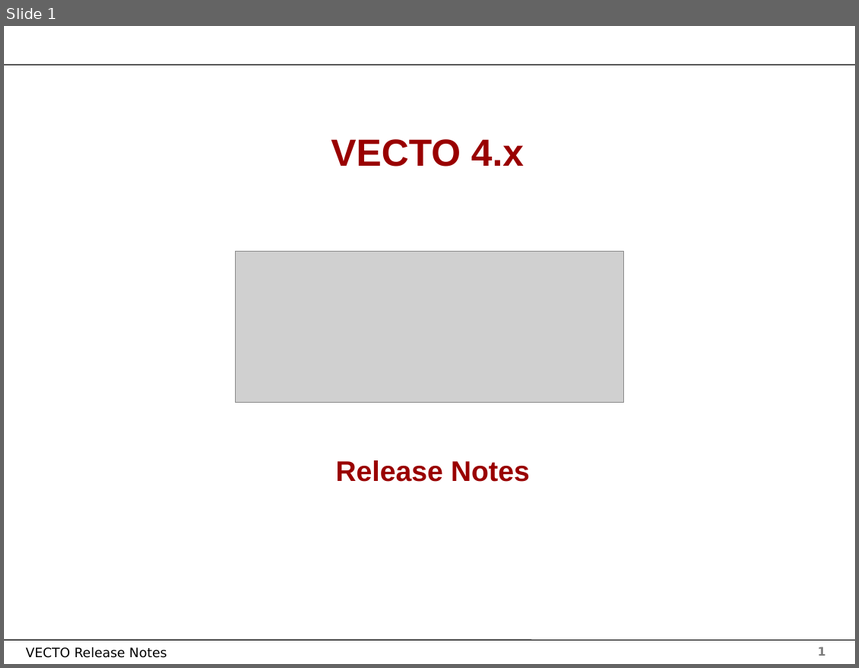
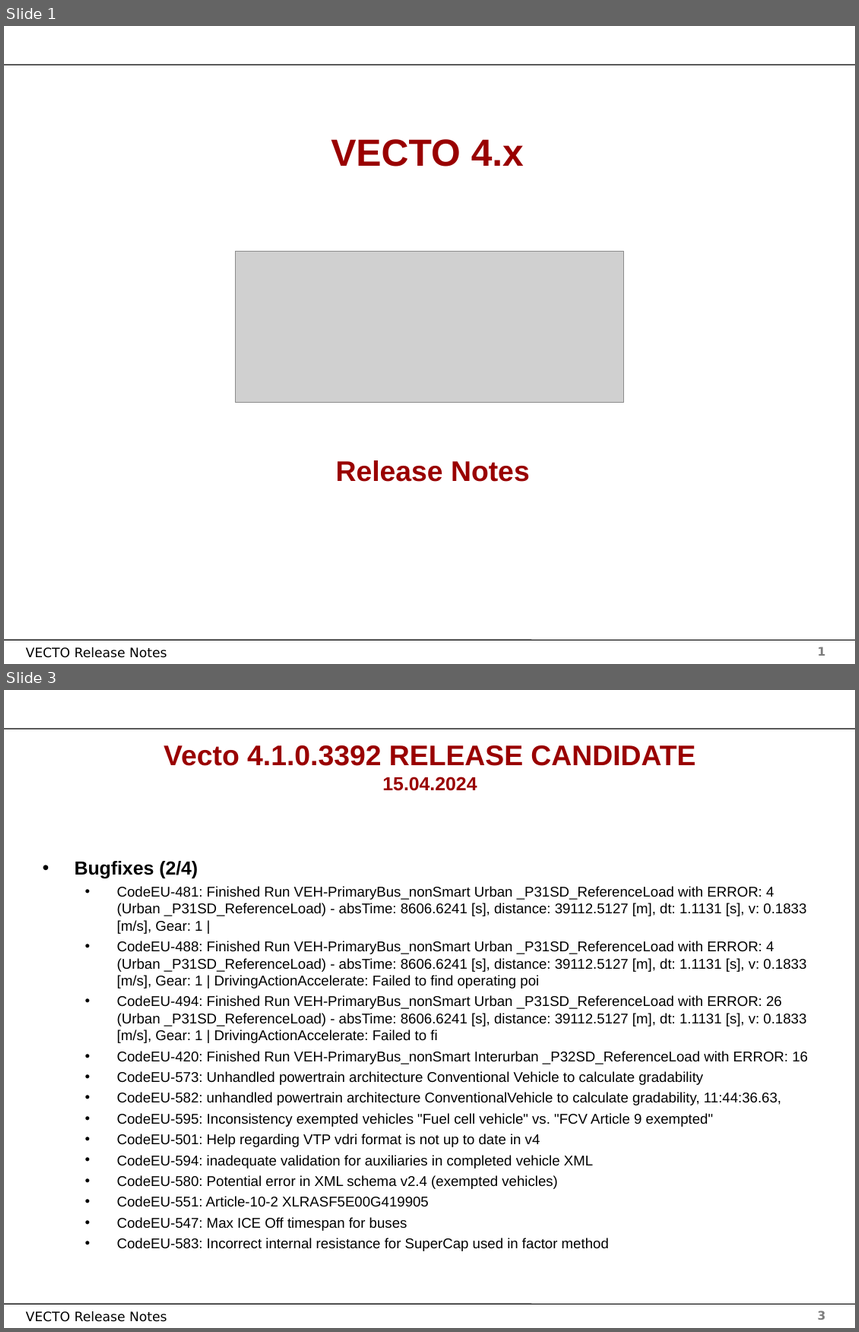
Before and after one commit to tanawadeatharva/BharatVECTO, a slide deck: Documentation/User Manual Source/Release Notes Vecto4.x.pptx. Shown one above the other, each under a label of ours: slide 1 before the commit, slides 1 and 3 after it; the slides between them are not shown. The pictures are 859x668 and 859x1332 pixels, drawn with LibreOffice and Linux fonts; fonts in the diff are those of the drawing; grey boxes stand for pictures; background and template pictures are left out. Boxes give left, top, right and bottom in pixels: in the first picture for what was removed or moved away, otherwise in the second. Text is boxed around its words. In the diff, an @@ line names an element or a change of style, - is before the commit and + after.

```diff
--- a/Documentation/User Manual Source/Release Notes Vecto4.x.pptx
+++ b/Documentation/User Manual Source/Release Notes Vecto4.x.pptx
@@ slide 3 added at <box>4,690,855,1328</box>, background #FFFFFF; not listed: 4 template elements that a slide beside it also shows @@
@@ title added at <box>164,745,696,791</box>, 24 pt, text #990000, bold @@
+Vecto 4.1.0.3392 RELEASE CANDIDATE
+15.04.2024
@@ text added at <box>75,861,808,1252</box>, 12 pt, text #000000 @@
+• Bugfixes (2/4)
+  • CodeEU-481: Finished Run VEH-PrimaryBus_nonSmart Urban _P31SD_ReferenceLoad with ERROR: 4 (Urban _P31SD_ReferenceLoad) - absTime: 8606.6241 [s], distance: 39112.5127 [m], dt: 1.1131 [s], v: 0.1833 [m/s], Gear: 1 |
+  • CodeEU-488: Finished Run VEH-PrimaryBus_nonSmart Urban _P31SD_ReferenceLoad with ERROR: 4 (Urban _P31SD_ReferenceLoad) - absTime: 8606.6241 [s], distance: 39112.5127 [m], dt: 1.1131 [s], v: 0.1833 [m/s], Gear: 1 | DrivingActionAccelerate: Failed to find operating poi
+  • CodeEU-494: Finished Run VEH-PrimaryBus_nonSmart Urban _P31SD_ReferenceLoad with ERROR: 26 (Urban _P31SD_ReferenceLoad) - absTime: 8606.6241 [s], distance: 39112.5127 [m], dt: 1.1131 [s], v: 0.1833 [m/s], Gear: 1 | DrivingActionAccelerate: Failed to fi
+  • CodeEU-420: Finished Run VEH-PrimaryBus_nonSmart Interurban _P32SD_ReferenceLoad with ERROR: 16
+  • CodeEU-573: Unhandled powertrain architecture Conventional Vehicle to calculate gradability
+  • CodeEU-582: unhandled powertrain architecture ConventionalVehicle to calculate gradability, 11:44:36.63,
+  • CodeEU-595: Inconsistency exempted vehicles "Fuel cell vehicle" vs. "FCV Article 9 exempted"
+  • CodeEU-501: Help regarding VTP vdri format is not up to date in v4
+  • CodeEU-594: inadequate validation for auxiliaries in completed vehicle XML
+  • CodeEU-580: Potential error in XML schema v2.4 (exempted vehicles)
+  • CodeEU-551: Article-10-2 XLRASF5E00G419905
+  • CodeEU-547: Max ICE Off timespan for buses
+  • CodeEU-583: Incorrect internal resistance for SuperCap used in factor method
```
Also in this commit, not shown: 4 other slides changed, 4 other slides added, 6 other files.
